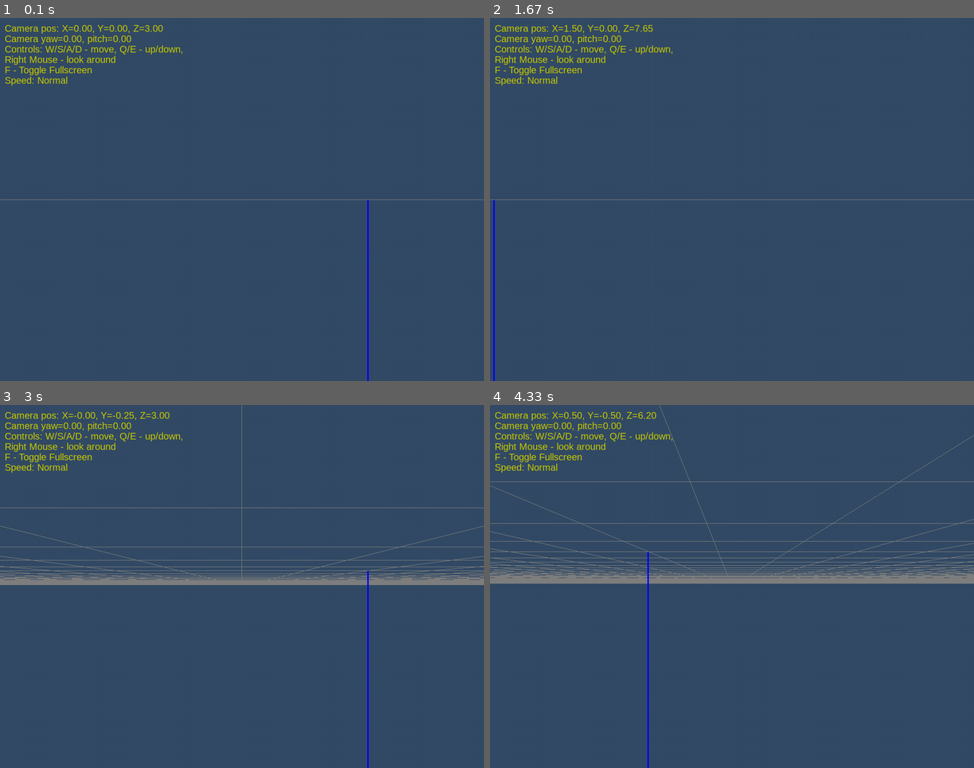
Above: before the commit, frames 1-4 (two rows, left to right).
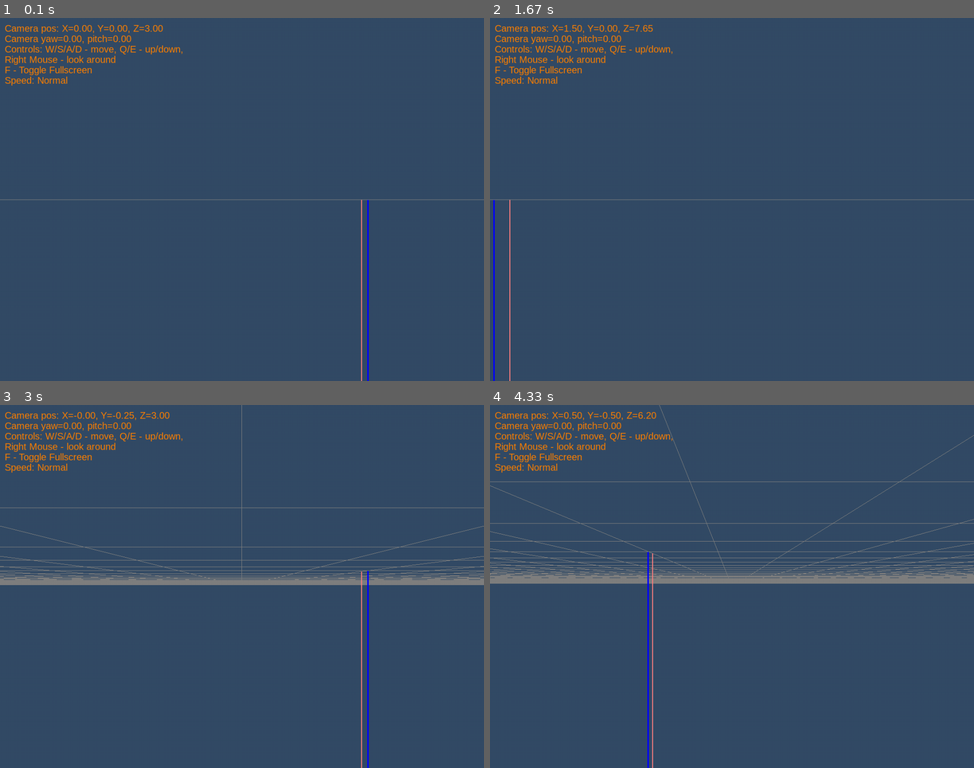
Above: after the commit, the same moments.

Repository: mike7109/Mine3DExplorer
Game: pygame game, started from main.py
Two runs of this game, one before a commit and one after it. Both use one fixed random seed, a clock stepped at 60 frames per second and the inputs below.
Inputs (mouse positions are in pixels of both pictures, inside the frame that each line leads up to):
- Up to frame 1 (0.1 s): no input
- Up to frame 2 (1.67 s): hold D 0.33-0.8 s; move the mouse to (712, 214) at 0.37 s; hold W 0.83-1.13 s; move the mouse to (736, 224) at 0.87 s; hold D 1.17-1.63 s; move the mouse to (615, 203) at 1.2 s
- Up to frame 3 (3 s): hold A 1.67-2.2 s; move the mouse to (290, 666) at 1.7 s; tap E at 1.82 s; hold S 2.23-2.53 s; move the mouse to (91, 669) at 2.27 s; hold A 2.57-2.97 s; move the mouse to (421, 713) at 2.6 s
- Up to frame 4 (4.33 s): hold W 3-3.37 s; move the mouse to (790, 619) at 3.03 s; tap E at 3.15 s; hold D 3.4-4.03 s; move the mouse to (741, 463) at 3.43 s; hold S from 4.07 s (still down); move the mouse to (615, 513) at 4.1 s

The runs differ from the first frame. In frame 1, 1.2% of the frame differs, in the area x 1-75%, y 1-100%; in frame 2, 1.1%; in frame 3, 1.2%; in frame 4, 1.2%, in the area x 1-38%, y 1-100%.

Commit message:
big screen

Diff:
--- a/equipment.csv
+++ b/equipment.csv
@@ -1,5 +1,5 @@
 eq_name,eq_status,line_eq,xs,ys,zs,xf,yf,zf
-EQ1  --  Skip 2 x 30t,1,1,0.25,0.0,1.0,0.25,-30.0,1.0
+EQ1  --  Skip 2 x 30t,1,0,0.25,0.0,1.0,0.25,-30.0,1.0
 EQ2  --  Klet 2x28,1,1,5.25,0.0,5.0,5.25,-30.0,5.0
 EQ3  -- 2-Glavnui nasos 500 vm3/ch,1,10,0.25,-30.7,1.0,0.25,-31.0,1.0
 EQ4  --  Glavnui nasos 500 vm3/ch,1,10,5.25,-30.7,5.0,5.25,-31.0,5.0
--- a/main.py
+++ b/main.py
@@ -33,7 +33,7 @@
 
     # Загрузка данных шахтных осей
     data_loader.load_mine_axes("mine_axes.csv")
-    # data_loader.load_equipment("equipment.csv")  # Предполагается, что есть соответствующие файлы
+    data_loader.load_equipment("equipment.csv")  # Предполагается, что есть соответствующие файлы
     # data_loader.load_works("works.csv")          # Предполагается, что есть соответствующие файлы
 
     running = True
